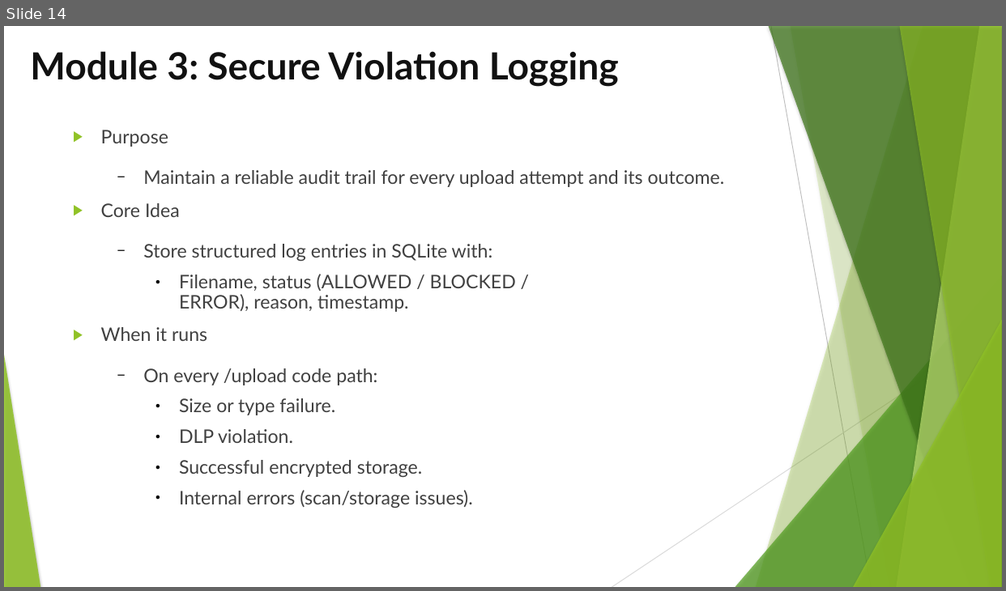
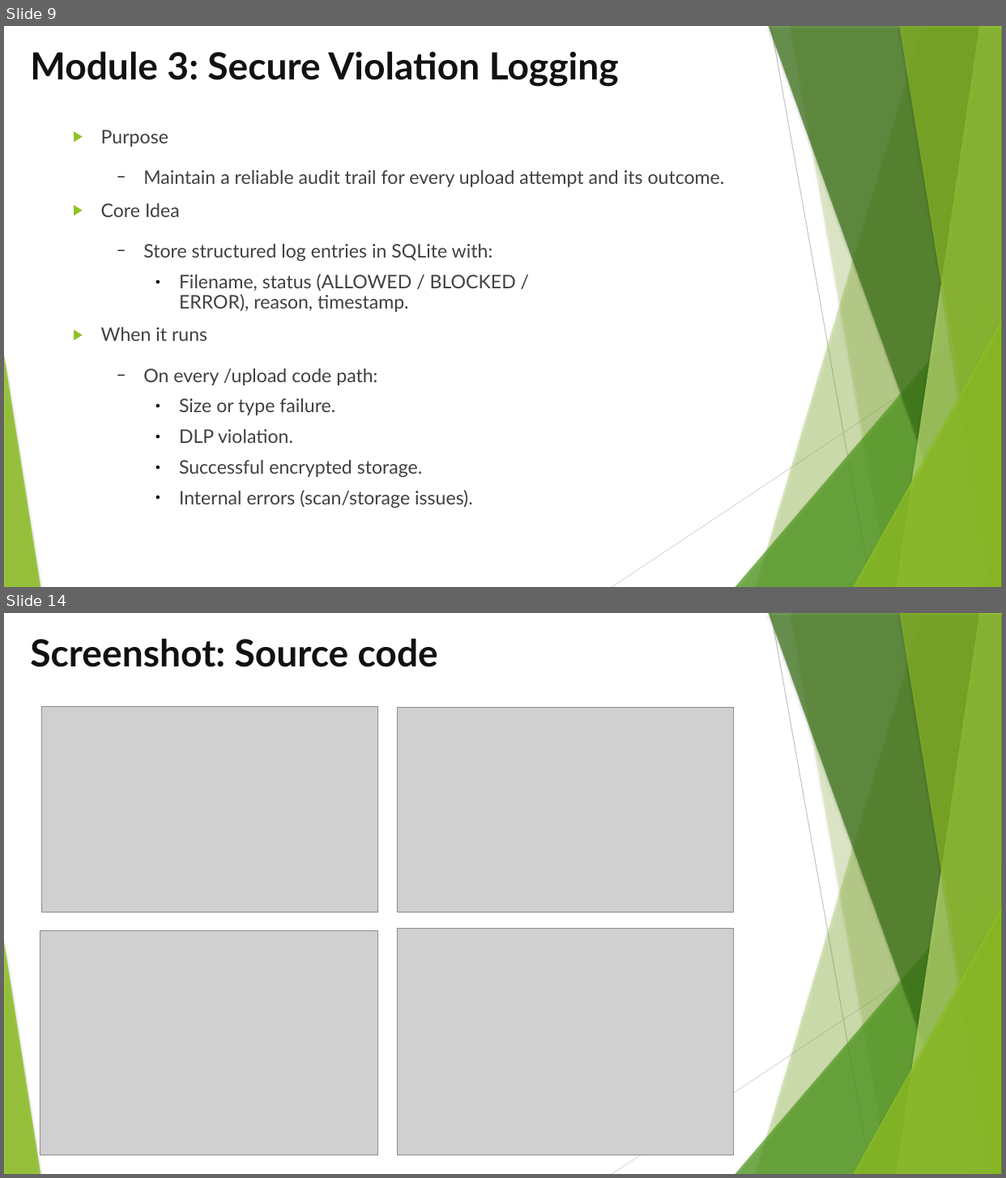
Before and after one commit to fyxvoid/cloud-dlp, a slide deck: cloud-dlp-review-II.pptx. Shown one above the other, each under a label of ours: slide 14 before the commit, slides 9 and 14 after it; the slides between them are not shown. The pictures are 1006x591 and 1006x1178 pixels, drawn with LibreOffice and Linux fonts; fonts in the diff are those of the drawing; grey boxes stand for pictures. Boxes give left, top, right and bottom in pixels: in the first picture for what was removed or moved away, otherwise in the second. Text is boxed around its words. In the diff, an @@ line names an element or a change of style, - is before the commit and + after.

```diff
--- a/cloud-dlp-review-II.pptx
+++ b/cloud-dlp-review-II.pptx
@@ slide 14 added at [4,613,1002,1174], background #FFFFFF; not listed: 10 template elements that a slide beside it also shows @@
@@ title added at [30,638,438,667], 36 pt, text #111111, bold @@
+Screenshot: Source code
@@ picture added at [41,707,378,913] @@
@@ picture added at [397,707,734,913] @@
@@ picture added at [397,928,734,1156] @@
@@ picture added at [40,931,378,1156] @@
@@ what was slide 14 is now slide 9 @@
@@ slide 9 changed as well @@
@@ freeform shape at [899,26,1002,587]: outline redrawn @@
```
Also in this commit, not shown: 9 other slides changed, 5 other slides added, 9 slides removed, 2 other files.
